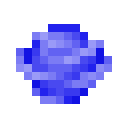
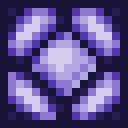
Layered file, before and after one edit (128 × 128). Changes by layer:
added layer "enchanted_lamp_on" above "enchanted_lamp" over [0, 0, 128, 128]
added layer "enchanted_lamp" above "redstone_lamp_on" over [0, 0, 128, 128]
added layer "redstone_lamp" above "water_charge" over [0, 0, 128, 128]
